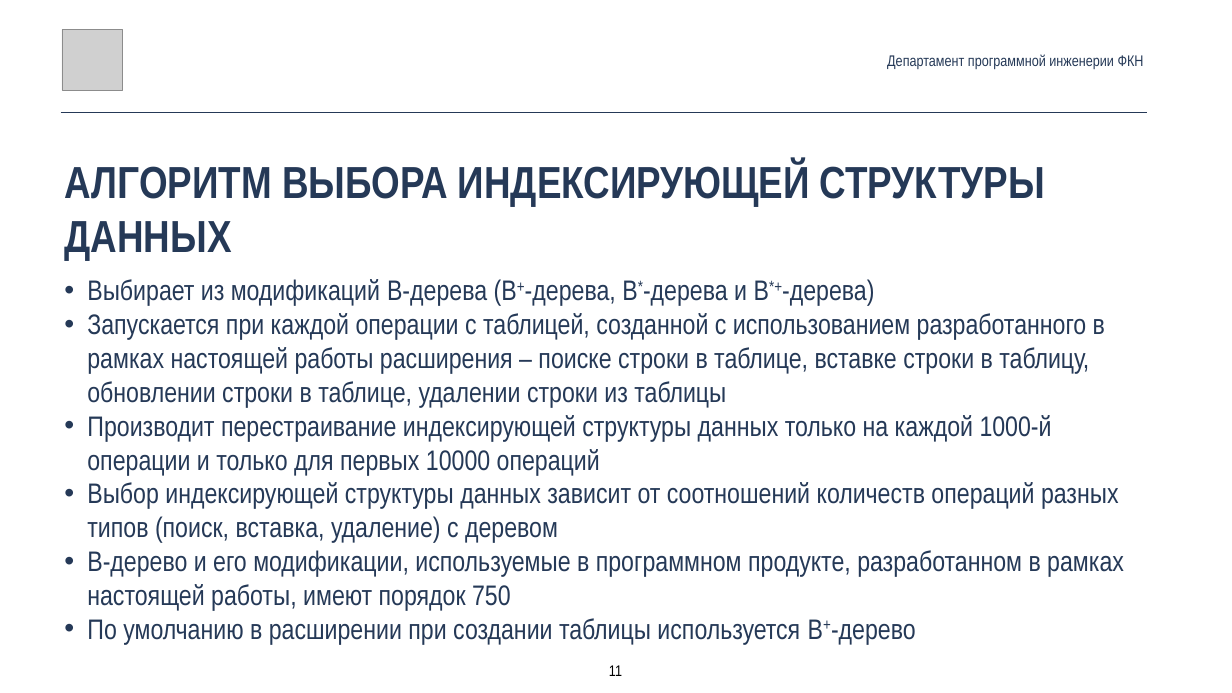
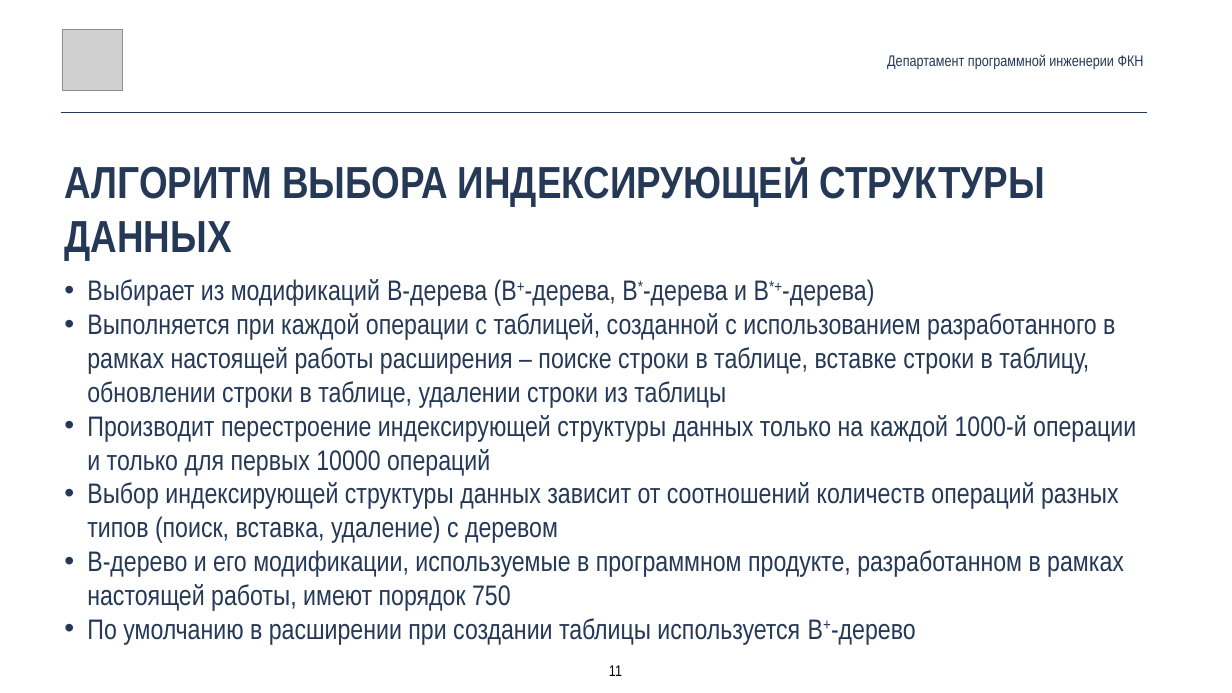
Before and after one commit to Glost/btrees_2019, a slide deck: slide 11 of root/docs/slides/Ригин_ВКР_Защита.pptx. Drawn at 1232x693 pixels with LibreOffice and Linux fonts; fonts in the diff are those of the drawing; grey boxes stand for pictures. Boxes give left, top, right and bottom in pixels: in the first picture for what was removed or moved away, otherwise in the second. Text is boxed around its words. In the diff, an @@ line names an element or a change of style, - is before the commit and + after.

Commit message:
#876 slides updated

```diff
--- a/root/docs/slides/Ригин_ВКР_Защита.pptx
+++ b/root/docs/slides/Ригин_ВКР_Защита.pptx
@@ text at box(87, 313, 1136, 475): text changed @@
-• Запускается при каждой операции с таблицей, созданной с использованием разработанного в рамках настоящей работы расширения – поиске строки в таблице, вставке строки в таблицу, обновлении строки в таблице, удалении строки из таблицы
-• Производит перестраивание индексирующей структуры данных только на каждой 1000-й операции и только для первых 10000 операций
+• Выполняется при каждой операции с таблицей, созданной с использованием разработанного в рамках настоящей работы расширения – поиске строки в таблице, вставке строки в таблицу, обновлении строки в таблице, удалении строки из таблицы
+• Производит перестроение индексирующей структуры данных только на каждой 1000-й операции и только для первых 10000 операций
```
Also in this commit, not shown: 5 other slides changed, 3 other files.
